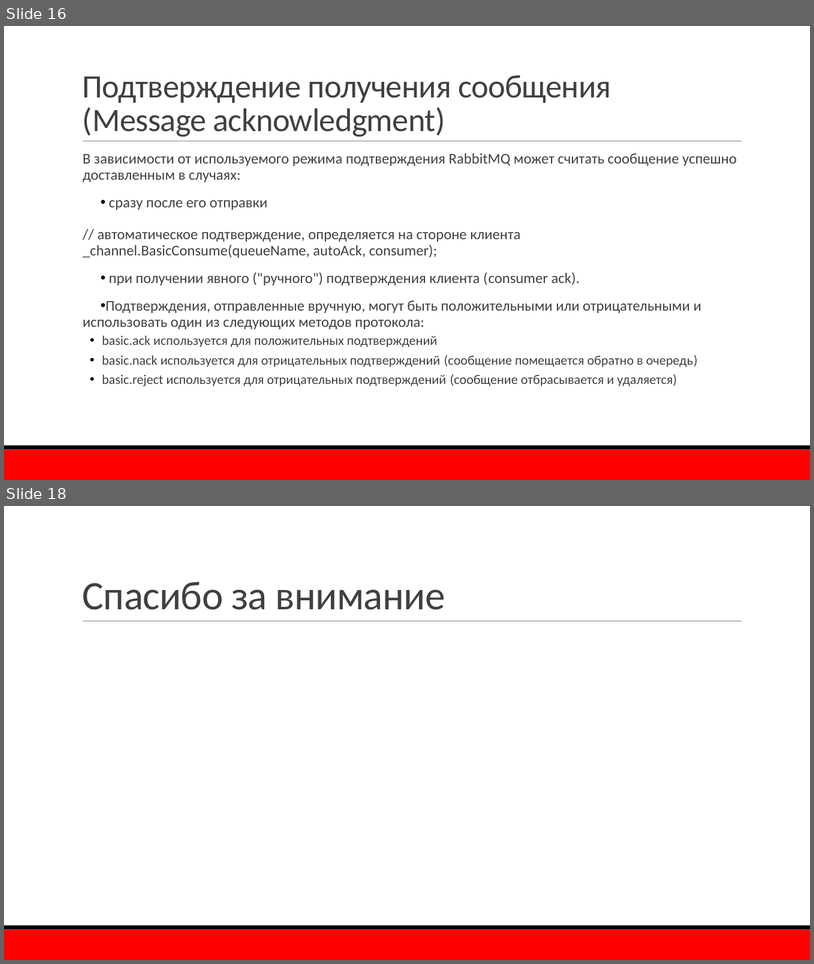
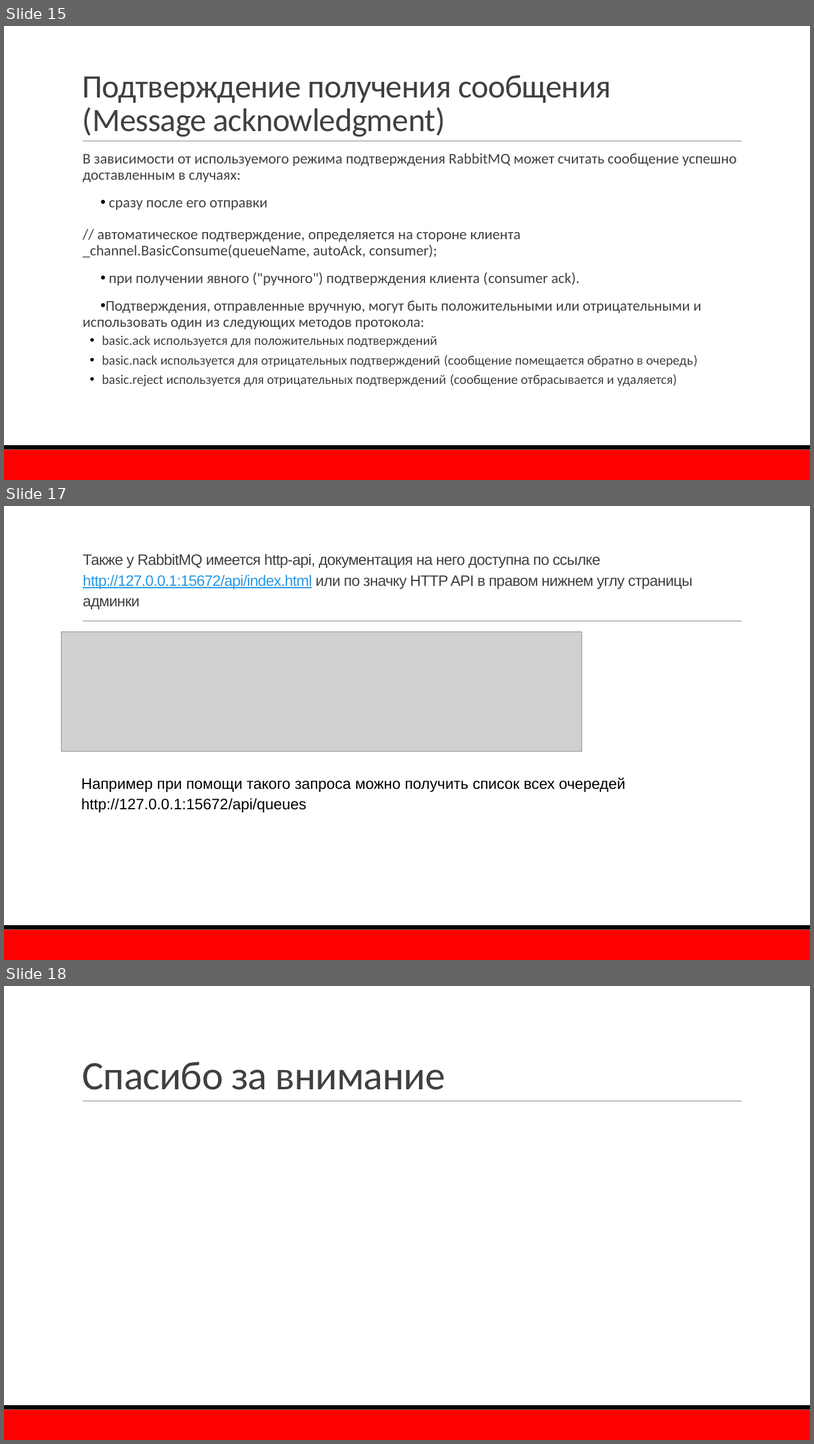
Before and after one commit to TurCons/DisconfRabbitMq, a slide deck: presentation/RabbitMQ.pptx. Shown one above the other, each under a label of ours: slides 16 and 18 before the commit, slides 15, 17 and 18 after it; the slides between them are not shown. The pictures are 814x964 and 814x1444 pixels, drawn with LibreOffice and Linux fonts; fonts in the diff are those of the drawing; grey boxes stand for pictures; background and template pictures are left out. Boxes give left, top, right and bottom in pixels: in the first picture for what was removed or moved away, otherwise in the second. Text is boxed around its words. In the diff, an @@ line names an element or a change of style, - is before the commit and + after.

```diff
--- a/presentation/RabbitMQ.pptx
+++ b/presentation/RabbitMQ.pptx
@@ slide 17 added at (4, 506, 810, 960), background #FFFFFF; not listed: 3 template elements that a slide beside it also shows @@
@@ title added at (83, 553, 693, 609), 18 pt, text #404040 @@
+Также у RabbitMQ имеется http-api, документация на него доступна по ссылке http://127.0.0.1:15672/api/index.html или по значку HTTP API в правом нижнем углу страницы админки
@@ picture added at (61, 632, 582, 751) @@
@@ text added at (81, 777, 626, 813), 18 pt, text #000000 @@
+Например при помощи такого запроса можно получить список всех очередей http://127.0.0.1:15672/api/queues
@@ what was slide 16 is now slide 15 @@
```
Also in this commit, not shown: 4 slides changed, 1 slide removed, 2 other files.
